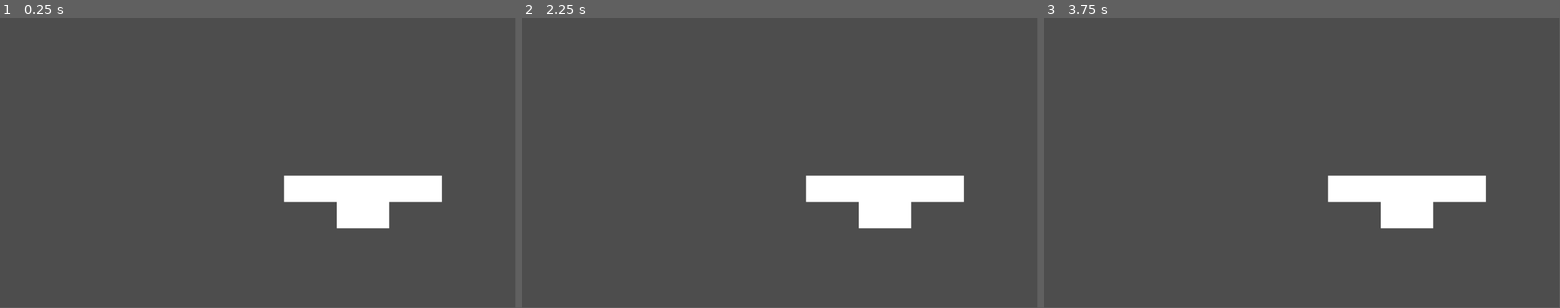
Above: before the commit, frames 1-3 (left to right).
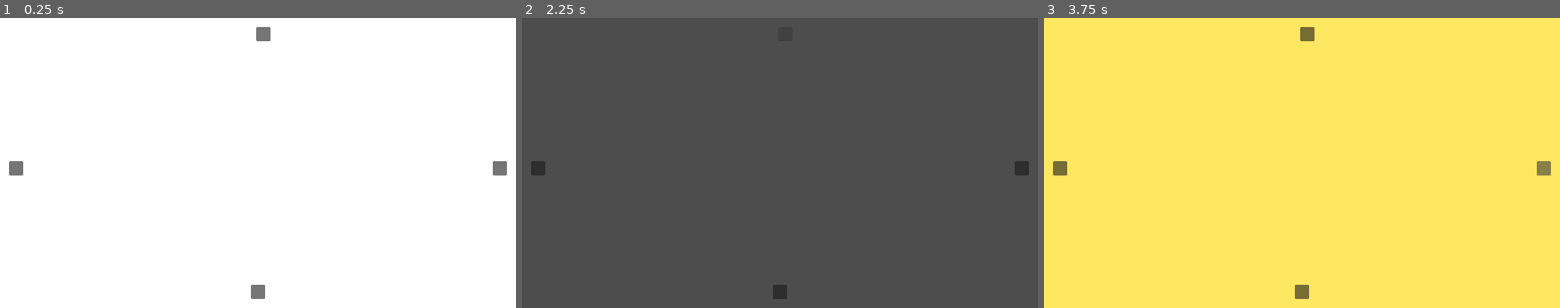
Above: after the commit, the same moments.

Repository: kaylijade11/Gambs-First-Game
Game: Godot game, scene res://scenes/root.tscn
The game is run twice, just before and just after one commit, with the same random seed, the same clock (stepped at 60 frames per second) and the same inputs.
Inputs (mouse positions are in pixels of both pictures, inside the frame that each line leads up to):
- Up to frame 1 (0.25 s): no input
- Up to frame 2 (2.25 s): click (1022, 168) at 0.52 s; click (537, 168) at 1.27 s; click (785, 35) at 2.02 s
- Up to frame 3 (3.75 s): click (1302, 290) at 2.77 s; click (1544, 168) at 3.52 s
In our replay, the window is 799x449 before the commit and 800x450 after it. These sizes can differ from the game's own. Grey fills any space a smaller window leaves; there, only what the larger window draws over its background counts as a difference.

The runs differ from the first frame. In frame 1, 96% of the frame differs, in the area x 0-100%, y 0-100%; in frame 2, 4.2%; in frame 3, 100%.

Commit message:
Camera UI buttons functional for moving from area to area

Diff:
--- a/Scripts/grid_generator.gd
+++ b/Scripts/grid_generator.gd
@@ -1,21 +1,21 @@
 extends Node
-
-var width: int = 512
-var height: int = 256
-
-@export var area_list: Array[PackedScene]
-
-@export var grid = [
-	Vector2i(1, 1),
-	Vector2i(2, 1),
-	Vector2i(3, 1),
-
-	Vector2i(2, 2)
-]
-
-func _ready() -> void:
-	for i in range(grid.size()):
-		var area = area_list[i].instantiate()
-		add_child(area)
-		area.position.x = grid[i].x * width
-		area.position.y = grid[i].y * height
+#
+#var width: int = 512
+#var height: int = 256
+#
+#@export var area_list: Array[PackedScene]
+#
+#@export var grid = [
+	#Vector2i(1, 1),
+	#Vector2i(2, 1),
+	#Vector2i(3, 1),
+	#
+	#Vector2i(2,2),
+#]
+#
+#func _ready() -> void:
+	#for i in range(grid.size()):
+		#var area = area_list[i].instantiate()
+		#add_child(area)
+		#area.position.x = grid[i].x * width
+		#area.position.y = grid[i].y * height
--- a/project.godot
+++ b/project.godot
@@ -15,6 +15,10 @@
 config/features=PackedStringArray("4.6", "Forward Plus")
 config/icon="res://icon.svg"
 
+[display]
+
+window/stretch/mode="viewport"
+
 [physics]
 
 3d/physics_engine="Jolt Physics"
--- /dev/null
+++ b/scenes/Area (2,2).tscn
@@ -0,0 +1,8 @@
+[gd_scene format=3 uid="uid://bsx4hsacnruf8"]
+
+[ext_resource type="Texture2D" uid="uid://bsjxup4d8ldw" path="res://assets/Sprites/Area (2,2) Template.png" id="1_lkifh"]
+
+[node name="Area(2,2)" type="Node2D" unique_id=354211988]
+
+[node name="Sprite2D" type="Sprite2D" parent="." unique_id=1602522674]
+texture = ExtResource("1_lkifh")
--- a/scenes/Area(1, 1).tscn
+++ b/scenes/Area(1, 1).tscn
@@ -1,6 +1,6 @@
 [gd_scene format=3 uid="uid://d1p6sj0gwc818"]
 
-[ext_resource type="Texture2D" uid="uid://bqm8lnpt85iek" path="res://Assets/Sprites/AreaTemplate.png" id="1_ddayc"]
+[ext_resource type="Texture2D" uid="uid://calwwp7ntoab7" path="res://assets/Sprites/Area (1,1).png" id="1_ddayc"]
 
 [node name="Area(1,1)" type="Node2D" unique_id=476467761]
 
--- /dev/null
+++ b/scenes/Area(2, 1).tscn
@@ -0,0 +1,8 @@
+[gd_scene format=3 uid="uid://k81dxc7535qm"]
+
+[ext_resource type="Texture2D" uid="uid://c7gapsvwdsnp2" path="res://assets/Sprites/Area (2,1) Template.png" id="1_6lcxo"]
+
+[node name="Area(2,1)" type="Node2D" unique_id=476467761]
+
+[node name="Sprite2D" type="Sprite2D" parent="." unique_id=1344644748]
+texture = ExtResource("1_6lcxo")
--- /dev/null
+++ b/scenes/Area(3,1).tscn
@@ -0,0 +1,8 @@
+[gd_scene format=3 uid="uid://c7h6a7q8t0n37"]
+
+[ext_resource type="Texture2D" uid="uid://dnsy528542pmt" path="res://assets/Sprites/Area (3,1) Template.png" id="1_b52fv"]
+
+[node name="Area(3,1)" type="Node2D" unique_id=88844418]
+
+[node name="Sprite2D" type="Sprite2D" parent="." unique_id=266472863]
+texture = ExtResource("1_b52fv")
--- a/scenes/root.tscn
+++ b/scenes/root.tscn
@@ -1,34 +1,90 @@
 [gd_scene format=3 uid="uid://bkc7h3xwpgba2"]
 
-[ext_resource type="Texture2D" uid="uid://bqm8lnpt85iek" path="res://Assets/Sprites/AreaTemplate.png" id="1_j5px3"]
-[ext_resource type="Script" uid="uid://ddw458u256eu0" path="res://Scripts/grid_generator.gd" id="2_twpsu"]
+[ext_resource type="Script" uid="uid://bahho8eyhox8n" path="res://scripts/camera.gd" id="1_twpsu"]
+[ext_resource type="Script" uid="uid://ddw458u256eu0" path="res://scripts/grid_generator.gd" id="2_twpsu"]
 [ext_resource type="PackedScene" uid="uid://d1p6sj0gwc818" path="res://scenes/Area(1, 1).tscn" id="3_lrqlo"]
-
-[sub_resource type="PackedScene" id="PackedScene_lrqlo"]
-_bundled = {
-"conn_count": 0,
-"conns": PackedInt32Array(),
-"editable_instances": [],
-"id_paths": [],
-"names": PackedStringArray("Area(1,1)", "Node2D", "Sprite2D", "texture"),
-"node_count": 2,
-"node_ids": PackedInt32Array(476467761, 1344644748),
-"node_paths": [],
-"nodes": PackedInt32Array(-1, -1, 1, 0, -1, 0, 0, 0, 0, 2, 2, -1, 1, 3, 0, 0),
-"variants": [ExtResource("1_j5px3")],
-"version": 3
-}
+[ext_resource type="PackedScene" uid="uid://k81dxc7535qm" path="res://scenes/Area(2, 1).tscn" id="4_kycxp"]
+[ext_resource type="PackedScene" uid="uid://c7h6a7q8t0n37" path="res://scenes/Area(3,1).tscn" id="5_j287u"]
+[ext_resource type="PackedScene" uid="uid://bsx4hsacnruf8" path="res://scenes/Area (2,2).tscn" id="6_5sfjl"]
+[ext_resource type="Script" uid="uid://hmtx6wurmfil" path="res://scripts/ui_manager.gd" id="7_j287u"]
 
 [node name="Root" type="Node2D" unique_id=1738037333]
 
+[node name="Areas" type="Node" parent="." unique_id=1155218085]
+
+[node name="Area(1,1)" parent="Areas" unique_id=476467761 instance=ExtResource("3_lrqlo")]
+
+[node name="Area(2,1)" parent="Areas" unique_id=1528390563 instance=ExtResource("4_kycxp")]
+position = Vector2(320, 0)
+
+[node name="Area(3,1)" parent="Areas" unique_id=88844418 instance=ExtResource("5_j287u")]
+position = Vector2(640, 0)
+
+[node name="Area(2,2)" parent="Areas" unique_id=354211988 instance=ExtResource("6_5sfjl")]
+position = Vector2(320, 180)
+
+[node name="CanvasLayer" type="CanvasLayer" parent="." unique_id=1358700642]
+
+[node name="UIManager" type="Node" parent="CanvasLayer" unique_id=107467287]
+unique_name_in_owner = true
+script = ExtResource("7_j287u")
+
+[node name="RightButton" type="Button" parent="CanvasLayer/UIManager" unique_id=554454836]
+anchors_preset = 6
+anchor_left = 1.0
+anchor_top = 0.5
+anchor_right = 1.0
+anchor_bottom = 0.5
+offset_left = -52.0
+offset_top = -4.0
+offset_right = -20.0
+offset_bottom = 28.0
+grow_horizontal = 0
+grow_vertical = 2
+
+[node name="LeftButton" type="Button" parent="CanvasLayer/UIManager" unique_id=1793632511]
+anchors_preset = 4
+anchor_top = 0.5
+anchor_bottom = 0.5
+offset_left = 20.0
+offset_top = -4.0
+offset_right = 52.0
+offset_bottom = 28.0
+grow_vertical = 2
+
+[node name="UpButton" type="Button" parent="CanvasLayer/UIManager" unique_id=1770341046]
+anchors_preset = 5
+anchor_left = 0.5
+anchor_right = 0.5
+offset_left = -4.0
+offset_top = 20.0
+offset_right = 28.0
+offset_bottom = 52.0
+grow_horizontal = 2
+
+[node name="DownButton" type="Button" parent="CanvasLayer/UIManager" unique_id=51409274]
+anchors_preset = 7
+anchor_left = 0.5
+anchor_top = 1.0
+anchor_right = 0.5
+anchor_bottom = 1.0
+offset_left = -16.0
+offset_top = -52.0
+offset_right = 16.0
+offset_bottom = -20.0
+grow_horizontal = 2
+grow_vertical = 0
+
 [node name="Camera" type="Camera2D" parent="." unique_id=2035550843]
-visible = false
-enabled = false
-zoom = Vector2(2.25, 2.53)
+texture_filter = 1
+zoom = Vector2(3.6, 3.6)
+limit_smoothed = true
+script = ExtResource("1_twpsu")
 
 [node name="GridGenerator" type="Node" parent="." unique_id=1751339165]
 script = ExtResource("2_twpsu")
-area_list = [SubResource("PackedScene_lrqlo"), ExtResource("3_lrqlo"), ExtResource("3_lrqlo"), ExtResource("3_lrqlo")]
 
 [node name="DebugCam" type="Camera2D" parent="." unique_id=174959799]
+visible = false
+enabled = false
 zoom = Vector2(0.23, 0.23)
--- /dev/null
+++ b/scripts/camera.gd
@@ -0,0 +1,22 @@
+extends Node2D
+
+@onready var ui_manager: Node = %UIManager
+## Called when the node enters the scene tree for the first time.
+
+func _ready() -> void:
+	ui_manager.get_right_pressed().connect(move_right)
+	ui_manager.get_left_pressed().connect(move_left)
+	ui_manager.get_up_pressed().connect(move_up)
+	ui_manager.get_down_pressed().connect(move_down)
+## Called every frame. 'delta' is the elapsed time since the previous frame.
+func _process(delta: float) -> void:
+	pass
+
+func move_right():
+	position.x += 320
+func move_left():
+	position.x -= 320
+func move_up():
+	position.y -= 180
+func move_down():
+	position.y += 180
--- /dev/null
+++ b/scripts/ui_manager.gd
@@ -0,0 +1,15 @@
+extends Node
+
+@onready var right_button: Button = $RightButton
+@onready var left_button: Button = $LeftButton
+@onready var up_button: Button = $UpButton
+@onready var down_button: Button = $DownButton
+
+func get_right_pressed():
+	return right_button.pressed
+func get_left_pressed():
+	return left_button.pressed
+func get_up_pressed():
+	return up_button.pressed
+func get_down_pressed():
+	return down_button.pressed
Binary file removed: Assets/Sprites/AreaTemplate.png
Binary file added: assets/Sprites/Area (1,1).png
Not shown, added: assets/Sprites/Area (1,1).png.import
Binary file added: assets/Sprites/Area (2,1) Template.png
Not shown, changed: assets/Sprites/Area (2,1) Template.png.import
Binary file added: assets/Sprites/Area (2,2) Template.png
Not shown, added: assets/Sprites/Area (2,2) Template.png.import
Binary file added: assets/Sprites/Area (3,1) Template.aseprite
Binary file added: assets/Sprites/Area (3,1) Template.png
Not shown, added: assets/Sprites/Area (3,1) Template.png.import
Not shown, added: scripts/camera.gd.uid
Not shown, added: scripts/ui_manager.gd.uid
